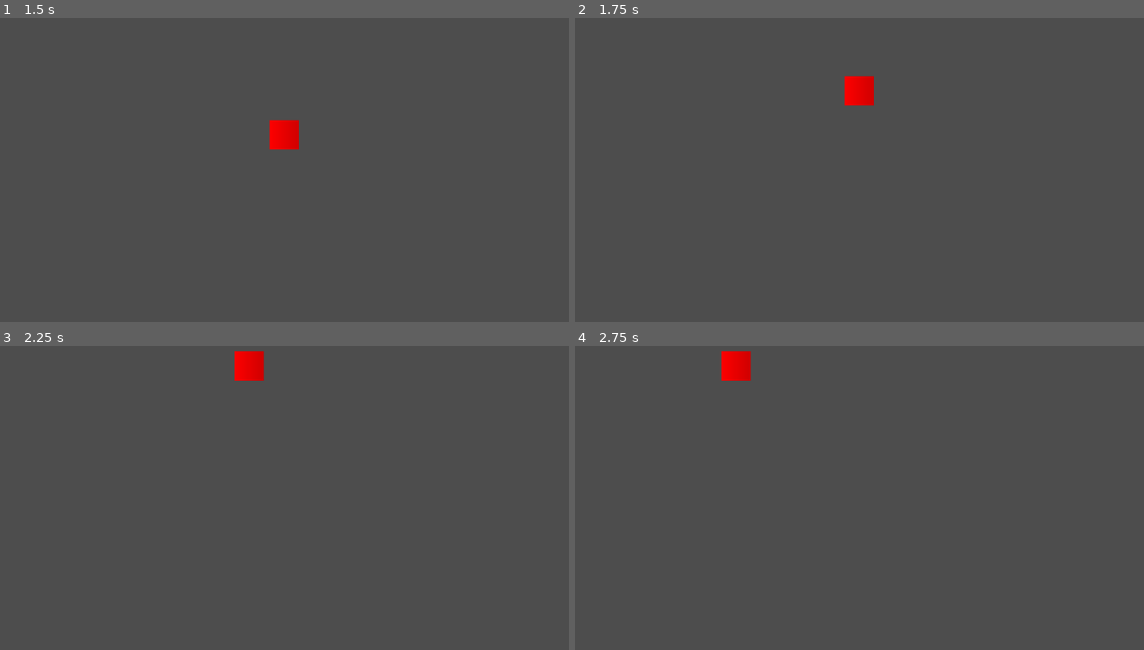
Above: before the commit, frames 1-4 (two rows, left to right).
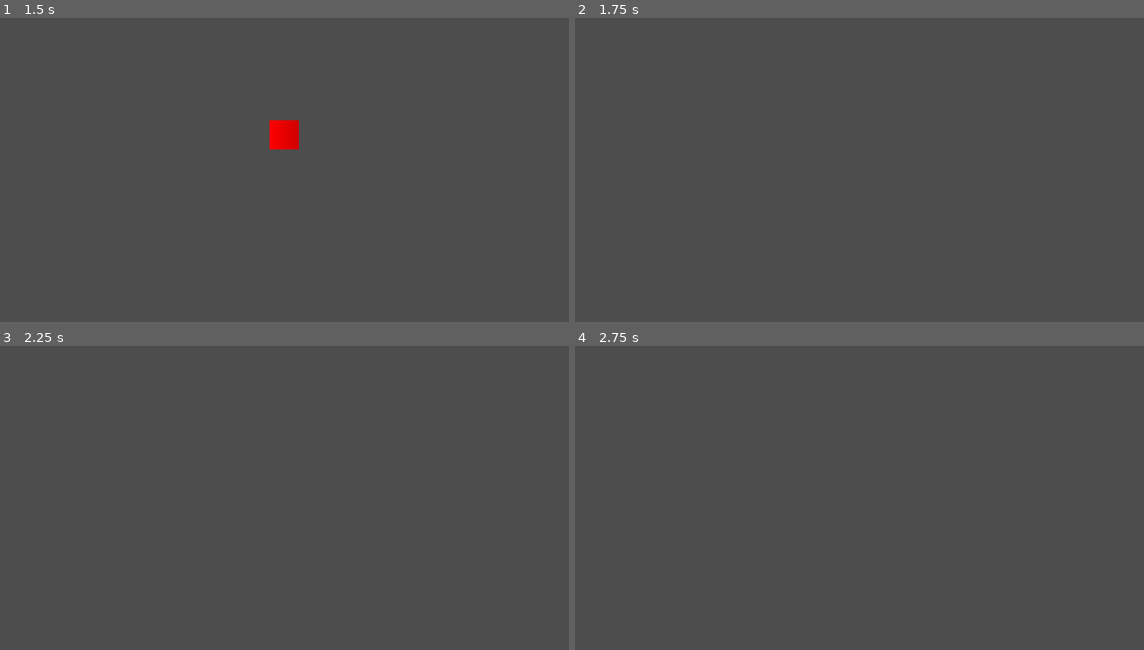
Above: after the commit, the same moments.

Repository: real-chicken-master/GDD112TempName
Game: Godot game, scene res://lobby/main_lobby.tscn
Two runs of this game, one before a commit and one after it. Both use one fixed random seed, a clock stepped at 60 frames per second and the inputs below.
Inputs:
- Up to frame 1 (1.5 s): tap Enter at 0.5 s; hold W from 0.53 s (still down)
- Up to frame 2 (1.75 s): keep holding W
- Up to frame 3 (2.25 s): release W at 2.03 s; hold A from 2.03 s (still down)
- Up to frame 4 (2.75 s): keep holding A

Frame 1 is identical in both runs. In frame 2, 0.5% of the frame differs, in the area x 47-53%, y 18-29%; in frame 3, 0.5%; in frame 4, 0.5%.

Commit message:
Adding first minigame and transition to it
you can now go into the minigame 1 area2d to be transported into the "road brawl" minigame

Diff:
--- /dev/null
+++ b/Minigames/road_brawl.tscn
@@ -0,0 +1,3 @@
+[gd_scene format=3 uid="uid://d2m0yr8sy3mbe"]
+
+[node name="Road Brawl" type="Node2D"]
--- a/lobby/main_lobby.tscn
+++ b/lobby/main_lobby.tscn
@@ -20,5 +20,5 @@
 
 [node name="players" type="Node2D" parent="."]
 
-[node name="player1" parent="." instance=ExtResource("4_y57fi")]
+[node name="player1" parent="players" instance=ExtResource("4_y57fi")]
 position = Vector2(575, 500)
--- a/lobby/minigame_1.gd
+++ b/lobby/minigame_1.gd
@@ -2,7 +2,7 @@
 
 
 
-func _ready():
+func _process(delta):
 	for body in get_overlapping_bodies():
 		if (body.name == "player1" || "player2"):
-			pass
+			get_tree().change_scene_to_file("res://Minigames/road_brawl.tscn")
--- a/lobby/minigame_2.gd
+++ b/lobby/minigame_2.gd
@@ -2,7 +2,7 @@
 
 
 
-func _ready():
+func _process(delta):
 	for body in get_overlapping_bodies():
 		if (body.name == "player1" || "player2"):
-			pass
+			get_tree().change_scene_to_file("res://Minigames/road_brawl.tscn")
--- a/lobby/minigame_3.gd
+++ b/lobby/minigame_3.gd
@@ -2,7 +2,7 @@
 
 
 
-func _ready():
+func _process(delta):
 	for body in get_overlapping_bodies():
 		if (body.name == "player1" || "player2"):
-			pass
+			get_tree().change_scene_to_file("res://Minigames/road_brawl.tscn")
